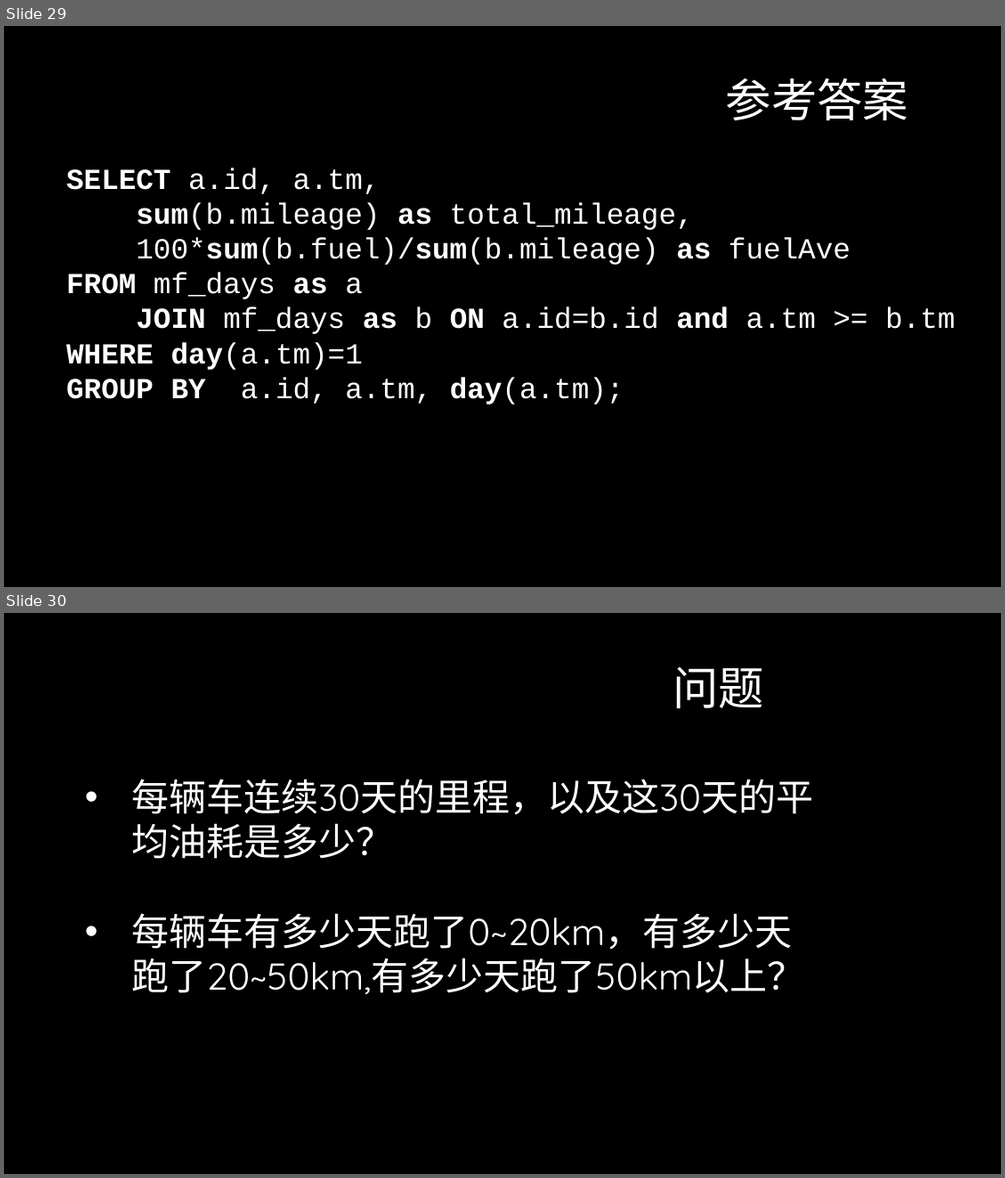
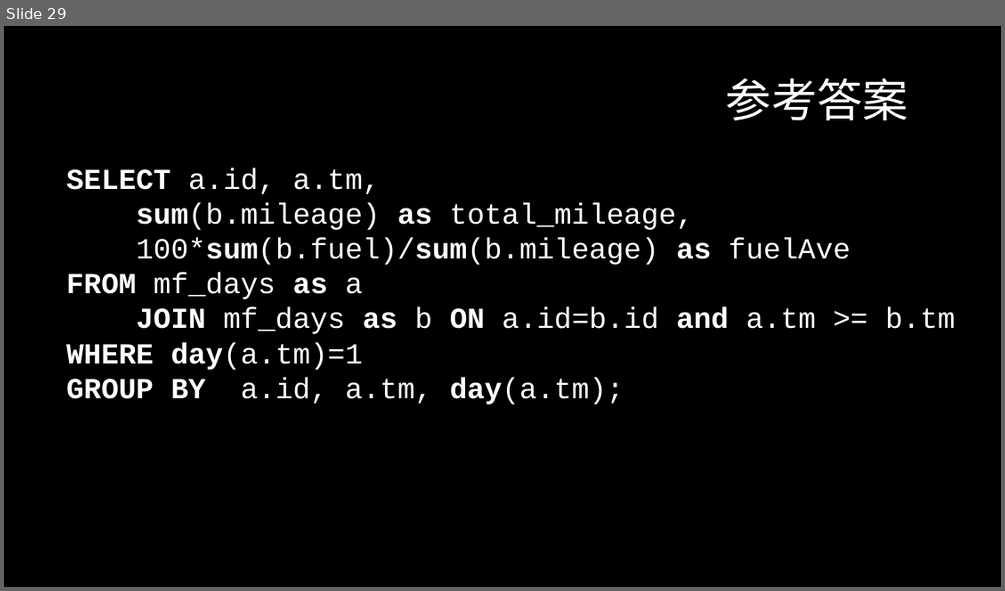
Before and after one commit to InCar/Training, a slide deck: Database/database.pptx. Shown one above the other, each under a label of ours: slides 29 and 30 before the commit, slide 29 after it. The pictures are 1005x1178 and 1005x591 pixels, drawn with LibreOffice and Linux fonts; fonts in the diff are those of the drawing; background and template pictures are left out. Boxes give left, top, right and bottom in pixels: in the first picture for what was removed or moved away, otherwise in the second. Text is boxed around its words. In the diff, an @@ line names an element or a change of style, - is before the commit and + after.

```diff
--- a/Database/database.pptx
+++ b/Database/database.pptx
@@ slide 30 removed at bbox=[4, 613, 1001, 1174], background #000000 @@
@@ text removed at bbox=[672, 667, 764, 708] @@
-问题
@@ text removed at bbox=[131, 779, 813, 994] @@
-• 每辆车连续30天的里程，以及这30天的平均油耗是多少？
-• 每辆车有多少天跑了0~20km，有多少天跑了20~50km,有多少天跑了50km以上？
```
Also in this commit, not shown: 8 slides added.
